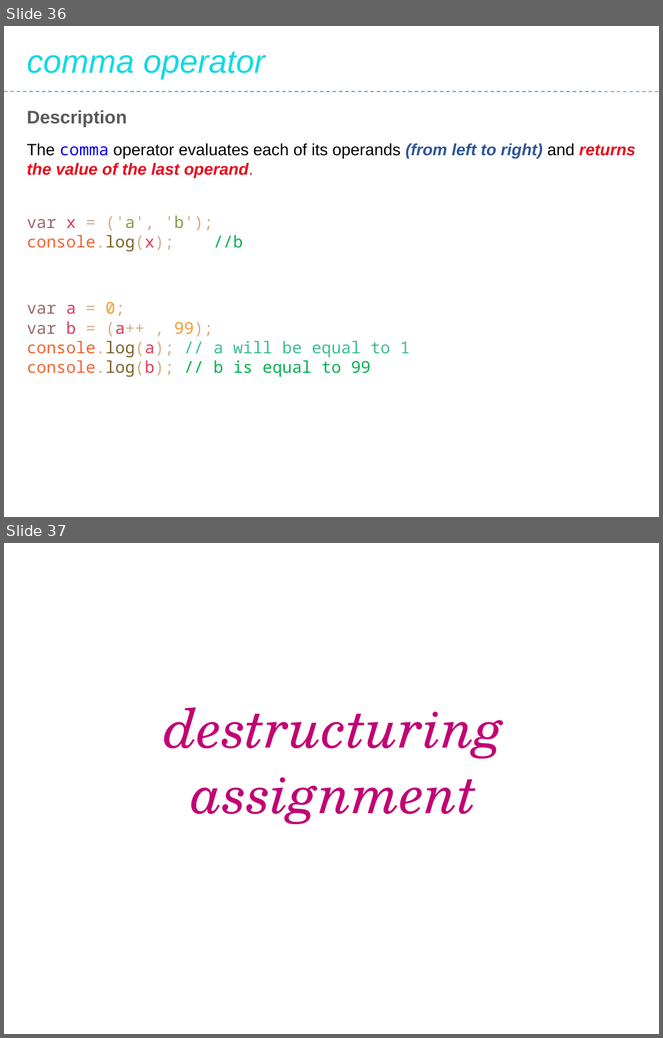
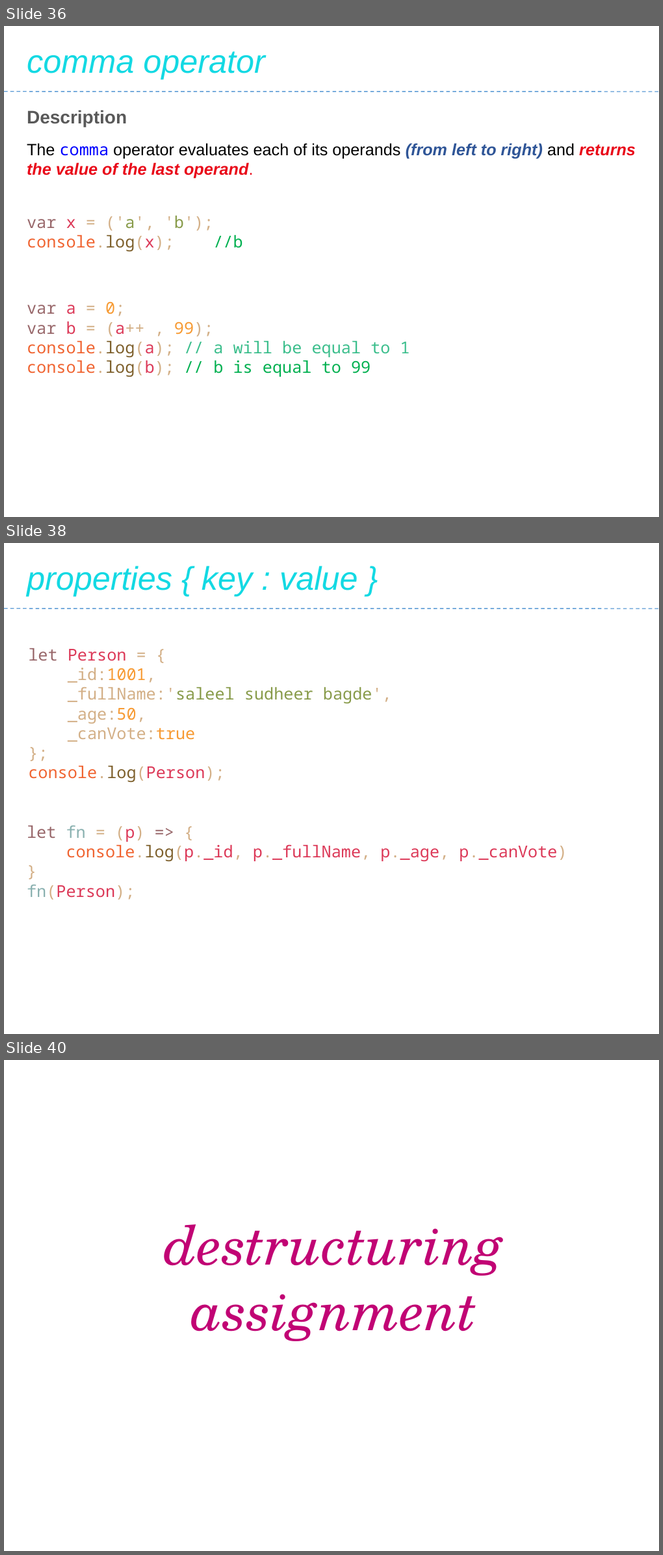
Before and after one commit to Saleel-Bagde/PPT-s, a slide deck: JavaScript.pptx. Shown one above the other, each under a label of ours: slides 36 and 37 before the commit, slides 36, 38 and 40 after it; the slides between them are not shown. The pictures are 663x1038 and 663x1555 pixels, drawn with LibreOffice and Linux fonts; fonts in the diff are those of the drawing. Boxes give left, top, right and bottom in pixels: in the first picture for what was removed or moved away, otherwise in the second. Text is boxed around its words. In the diff, an @@ line names an element or a change of style, - is before the commit and + after.

```diff
--- a/JavaScript.pptx
+++ b/JavaScript.pptx
@@ slide 38 added at <box>4,543,659,1034</box>, background #FFFFFF @@
@@ text added at <box>27,566,358,596</box>, 36 pt, text #13D9E3, italic @@
+properties { key : value }
@@ line added from (4, 609) to (659, 609), #5B9BD5 1 pt dashed @@
@@ text added at <box>28,648,392,782</box>, 18 pt, text #D3AF86 @@
+let Person = {
+_id:1001,
+_fullName:'saleel sudheer bagde',
+_age:50,
+_canVote:true
+};
+console.log(Person);
@@ text added at <box>27,826,567,900</box>, 18 pt, text #DC3958 @@
+let fn = (p) => {
+console.log(p._id, p._fullName, p._age, p._canVote)
+}
+fn(Person);
@@ what was slide 37 is now slide 40 @@
```
Also in this commit, not shown: 4 slides changed, 2 other slides added, 2 other files.
